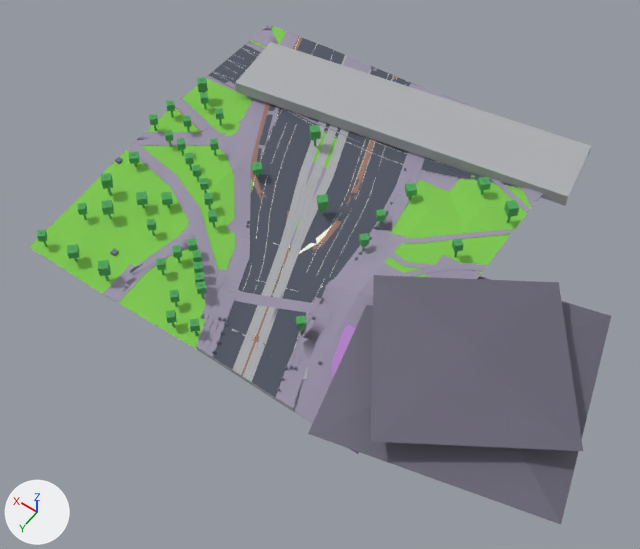
Renders of the glTF model public/maps/melbourne/chunks/6_-14.glb from each side of a commit.
One viewpoint serves both versions: a 50 mm camera at (662.3, 1774.9, 209.6) aimed at (755.0, 1645.0, 5.5). Lighting does not change. The marker at lower left points along +X, +Y and +Z. The picture after the commit comes second. Where no turn or scale is listed for an object, it has been applied to the vertices. Vertices at exactly the same position are counted once.

The first picture shows 'compiled-chunk'.
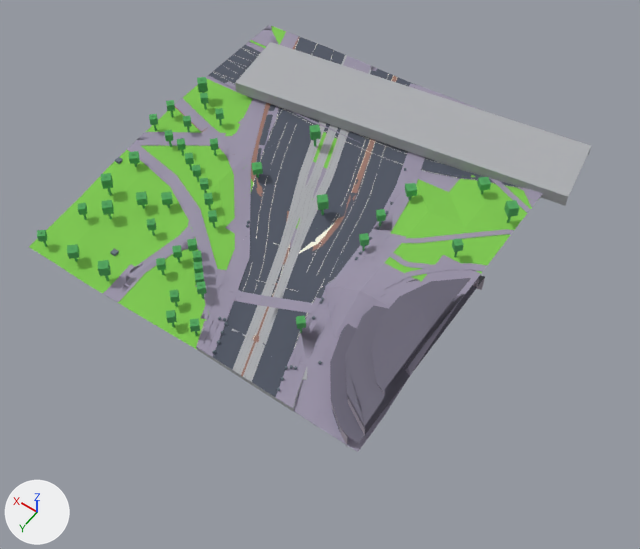
Where the newer file only moved an object's origin or applied its transform, the numbers keep the older frame.

The change, as a list of edits to the scene's bpy script:
```text
Add mat_commercial_stone:
    mat_commercial_stone = principled_material('commercial-stone')
    mat_commercial_stone.base_color = (0.43, 0.38, 0.45)  # grey #afa6b3
    mat_commercial_stone.roughness = 0.86
Add mat_window:
    mat_window = principled_material('window')
    mat_window.base_color = (0.035, 0.105, 0.16)  # dark blue #355b6f
    mat_window.metallic = 0.38
    mat_window.roughness = 0.24
Change me_mesh_0:
    used by ob_compiled_chunk; location = (749.0, 1628.1, 13.5)
    remove me_mesh_0.from_pydata(...)  # 9278 vertices, 13124 faces; spans x -85.0..85.0, y -65.0..65.0, z -11.0..11.0
    add me_mesh_0.from_pydata(...)  # 9389 vertices, 13207 faces; spans x -42.0..85.0, y -65.0..58.0, z -11.0..11.0
    me_mesh_0 part 1: 111 vertices moved within x -15.0..74.0, y -60.0..51.0, z -6.0..3.0; 62 vertices removed from x -85.0..58.0, y -59.0..65.0, z -8.0..10.0; 173 vertices added at x -35.0..58.0, y -58.0..58.0, z -7.0..10.0
    me_mesh_0 part 2: 48 faces spanning x -35.0..-13.0, y -6.0..58.0, z -8.0..9.0 switch from mat_commercial (purple #b985cf) to mat_commercial_stone (grey #afa6b3)
    add me_mesh_0.materials.append(mat_window)  # dark blue #355b6f
```

Where the change shows, as pixel boxes [x1, y1, x2, y2] in the pictures (640 x 549 px; the box of a moved part takes in the faces that stretch with it):
'compiled-chunk', reshaped (14% shorter): before [29, 25, 611, 524]; after [29, 25, 591, 452]
part 1 of me_mesh_0, moved or reshaped: before [191, 33, 611, 524]; after [191, 33, 485, 443]
part 2 of me_mesh_0, recoloured: after [332, 279, 484, 447]
